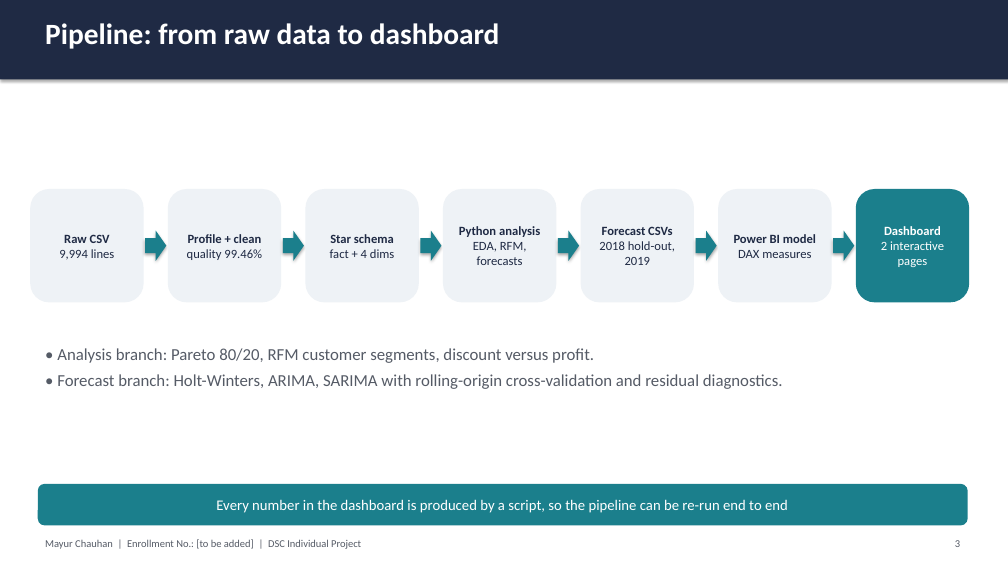
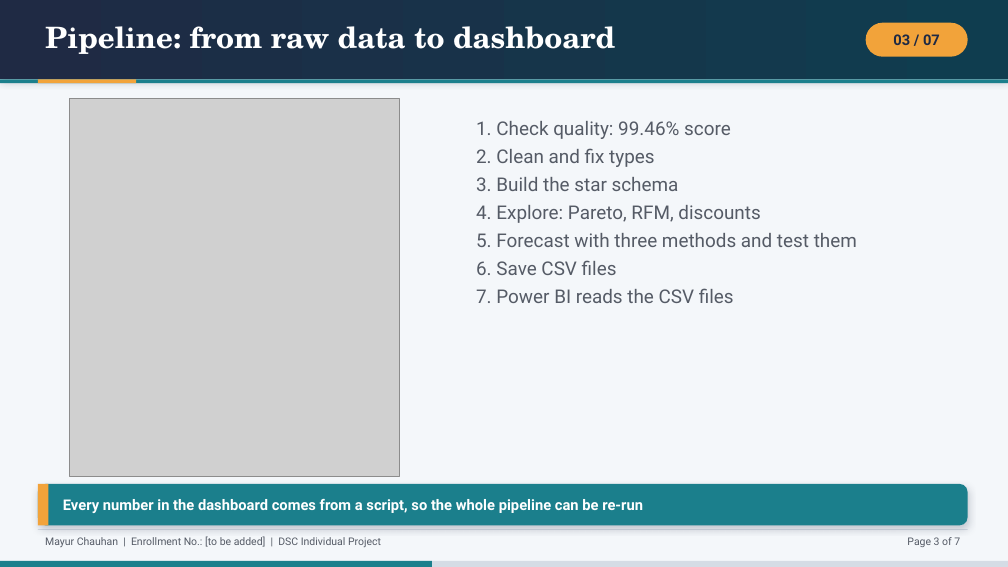
Before and after one commit to MayurChauhan-2950/Retail_Sales_Forecasting, a slide deck: slide 3 of presentation/Retail_Sales_Forecasting_Short.pptx. Drawn at 1008x567 pixels with LibreOffice and Linux fonts; fonts in the diff are those of the drawing; grey boxes stand for pictures. Boxes give left, top, right and bottom in pixels: in the first picture for what was removed or moved away, otherwise in the second. Text is boxed around its words. In the diff, an @@ line names an element or a change of style, - is before the commit and + after.

Commit message:
Add complete project explainer, 7-slide deck with PDF, diagrams and dashboard screenshots

```diff
--- a/presentation/Retail_Sales_Forecasting_Short.pptx
+++ b/presentation/Retail_Sales_Forecasting_Short.pptx
@@ background #FFFFFF to #F4F7FA @@
@@ rectangle at <box>0,0,1008,79</box>: fill #1F2A44 to gradient #1F2A44 to #0F3D4F; shadow changed @@
@@ text "Pipeline: from raw data to ..." at <box>45,26,615,54</box>: font Calibri to TeX Gyre Schola @@
@@ rounded rectangle added at <box>866,23,968,57</box>, fill #F2A33A, 14 pt, text #1F2A44, bold @@
+03 / 07
@@ rectangle added at <box>0,79,1008,83</box>, fill #1B7F8C @@
@@ rectangle added at <box>38,79,136,83</box>, fill #F2A33A @@
@@ picture added at <box>70,98,399,476</box> @@
@@ text added at <box>476,121,857,303</box>, 18 pt, text #555B66 @@
+1. Check quality: 99.46% score
+2. Clean and fix types
+3. Build the star schema
+4. Explore: Pareto, RFM, discounts
+5. Forecast with three methods and test them
+6. Save CSV files
+7. Power BI reads the CSV files
@@ rounded rectangle removed at <box>30,189,144,302</box> @@
-Raw CSV
-9,994 lines
@@ rounded rectangle removed at <box>168,189,281,302</box> @@
-Profile + clean
-quality 99.46%
@@ rounded rectangle removed at <box>306,189,419,302</box> @@
-Star schema
-fact + 4 dims
@@ rounded rectangle removed at <box>443,189,557,302</box> @@
-Python analysis
-EDA, RFM, forecasts
@@ rounded rectangle removed at <box>581,189,694,302</box> @@
-Forecast CSVs
-2018 hold-out, 2019
@@ rounded rectangle removed at <box>718,189,832,302</box> @@
-Power BI model
-DAX measures
@@ rounded rectangle removed at <box>856,189,969,302</box> @@
-Dashboard
-2 interactive pages
@@ right arrow removed at <box>145,231,166,261</box> @@
@@ right arrow removed at <box>283,231,304,261</box> @@
@@ right arrow removed at <box>420,231,442,261</box> @@
@@ right arrow removed at <box>558,231,579,261</box> @@
@@ right arrow removed at <box>696,231,717,261</box> @@
@@ right arrow removed at <box>833,231,854,261</box> @@
@@ text removed at <box>57,348,783,389</box> @@
-• Analysis branch: Pareto 80/20, RFM customer segments, discount versus profit.
-• Forecast branch: Holt-Winters, ARIMA, SARIMA with rolling-origin cross-validation and residual diagnostics.
@@ rounded rectangle "Every number in the dashboard ..." at <box>38,484,968,526</box>: shadow on; proportions changed @@
@@ rectangle added at <box>38,484,48,526</box>, fill #F2A33A @@
@@ text in rounded rectangle at <box>63,499,643,513</box>: text changed; font Calibri to Roboto; bold on @@
-Every number in the dashboard is produced by a script, so the pipeline can be re-run end to end
+Every number in the dashboard comes from a script, so the whole pipeline can be re-run
@@ text "Mayur Chauhan | Enrollment No.: ..." at <box>45,536,381,547</box>: font Calibri to Roboto @@
@@ rectangle added at <box>38,529,968,530</box>, fill #D5DCE5 @@
@@ text added at <box>907,537,960,547</box>, 10 pt, text #555B66 @@
+Page 3 of 7
@@ rectangle added at <box>0,561,1008,567</box>, fill #D5DCE5 @@
@@ rectangle added at <box>0,561,432,567</box>, fill #1B7F8C @@
@@ text removed at <box>955,540,960,547</box> @@
-3
```
Also in this commit, not shown: 5 other slides changed, 1 slide added, 1 slide removed, 12 other files.
